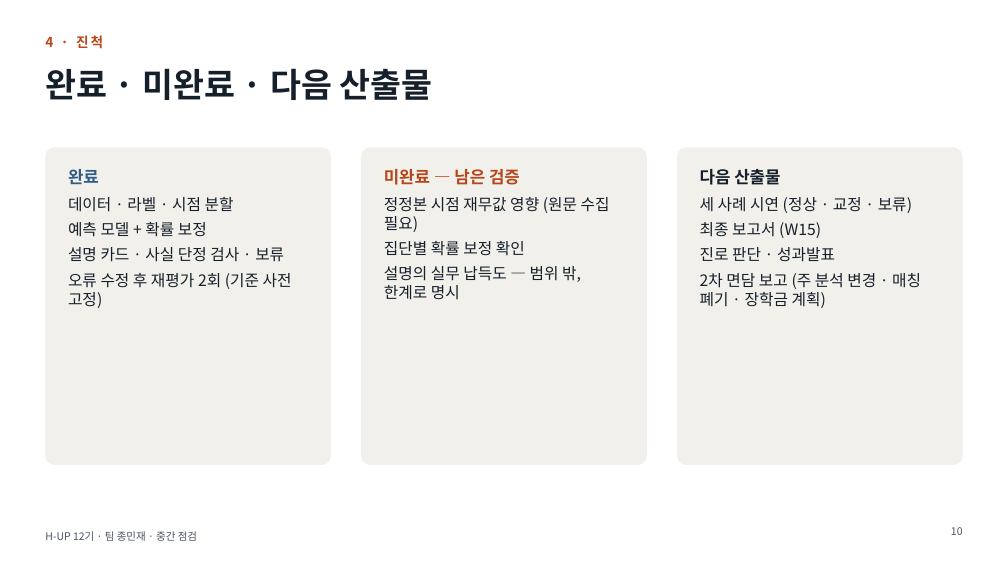
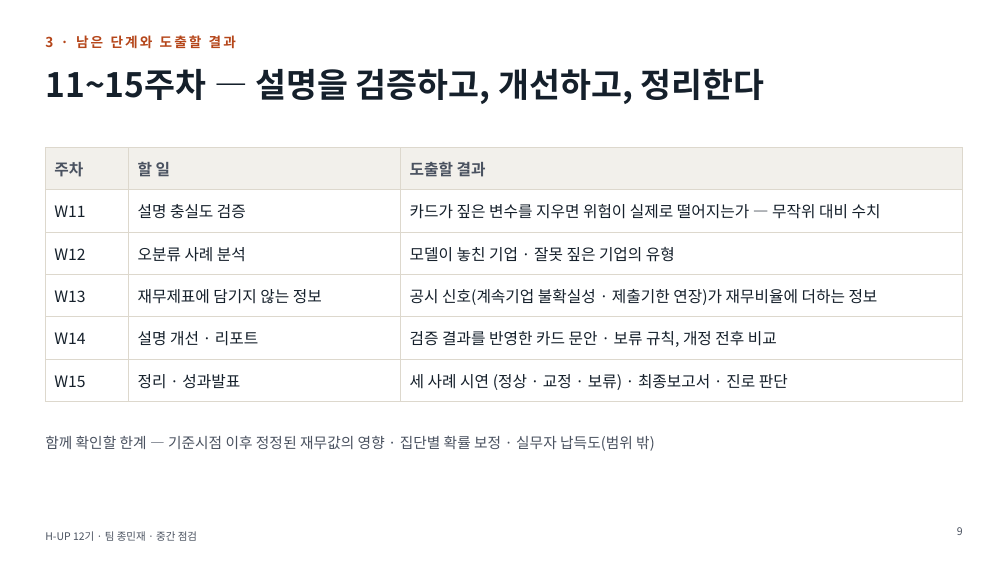
Before and after one commit to ejongmin/h-up-xai-project, a slide deck: slide 9 of 발표/중간점검_보고회.pptx (slide 10 before the commit). Drawn at 1008x567 pixels with LibreOffice and Linux fonts; fonts in the diff are those of the drawing. Boxes give left, top, right and bottom in pixels: in the first picture for what was removed or moved away, otherwise in the second. Text is boxed around its words. In the diff, an @@ line names an element or a change of style, - is before the commit and + after.

```diff
--- a/발표/중간점검_보고회.pptx
+++ b/발표/중간점검_보고회.pptx
@@ text at (45,35,236,49): text changed @@
-4 · 진척
+3 · 남은 단계와 도출할 결과
@@ title at (45,68,765,104): text changed @@
-완료 · 미완료 · 다음 산출물
+11~15주차 — 설명을 검증하고, 개선하고, 정리한다
@@ rounded rectangle removed at (45,147,331,465) @@
@@ table added at (45,147,963,394), 6 rows, 3 columns @@
+주차 | 할 일 | 도출할 결과
+W11 | 설명 충실도 검증 | 카드가 짚은 변수를 지우면 위험이 실제로 떨어지는가 — 무작위 대비 수치
+W12 | 오분류 사례 분석 | 모델이 놓친 기업 · 잘못 짚은 기업의 유형
+W13 | 재무제표에 담기지 않는 정보 | 공시 신호(계속기업 불확실성 · 제출기한 연장)가 재무비율에 더하는 정보
+W14 | 설명 개선 · 리포트 | 검증 결과를 반영한 카드 문안 · 보류 규칙, 개정 전후 비교
+W15 | 정리 · 성과발표 | 세 사례 시연 (정상 · 교정 · 보류) · 최종보고서 · 진로 판단
@@ rounded rectangle removed at (361,147,647,465) @@
@@ rounded rectangle removed at (678,147,963,465) @@
@@ text removed at (68,169,292,308) @@
-완료
-데이터 · 라벨 · 시점 분할
-예측 모델 + 확률 보정
-설명 카드 · 사실 단정 검사 · 보류
-오류 수정 후 재평가 2회 (기준 사전 고정)
@@ text removed at (384,169,610,300) @@
-미완료 — 남은 검증
-정정본 시점 재무값 영향 (원문 수집 필요)
-집단별 확률 보정 확인
-설명의 실무 납득도 — 범위 밖, 한계로 명시
@@ text removed at (700,169,921,308) @@
-다음 산출물
-세 사례 시연 (정상 · 교정 · 보류)
-최종 보고서 (W15)
-진로 판단 · 성과발표
-2차 면담 보고 (주 분석 변경 · 매칭 폐기 · 장학금 계획)
@@ text added at (45,435,655,451), 14 pt, text #4A5260 @@
+함께 확인할 한계 — 기준시점 이후 정정된 재무값의 영향 · 집단별 확률 보정 · 실무자 납득도(범위 밖)
@@ page number at (957,527,963,535): text changed @@
-10
+9
```
Also in this commit, not shown: 7 other slides changed, 5 slides added, 6 slides removed, 1 other file.
